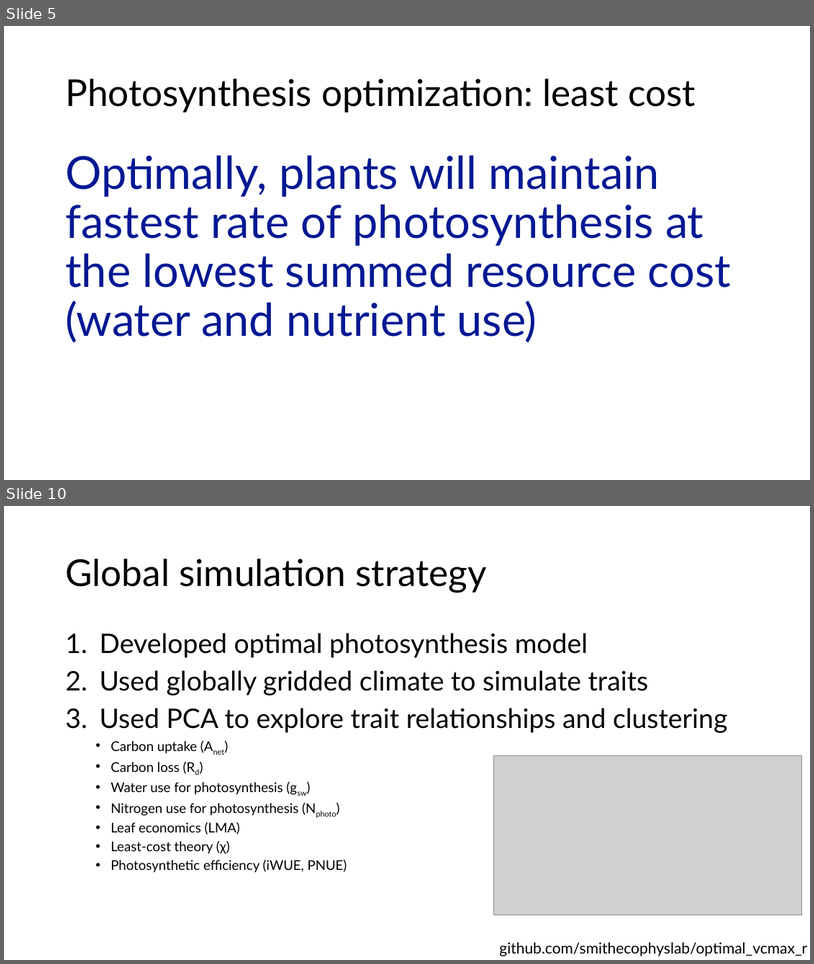
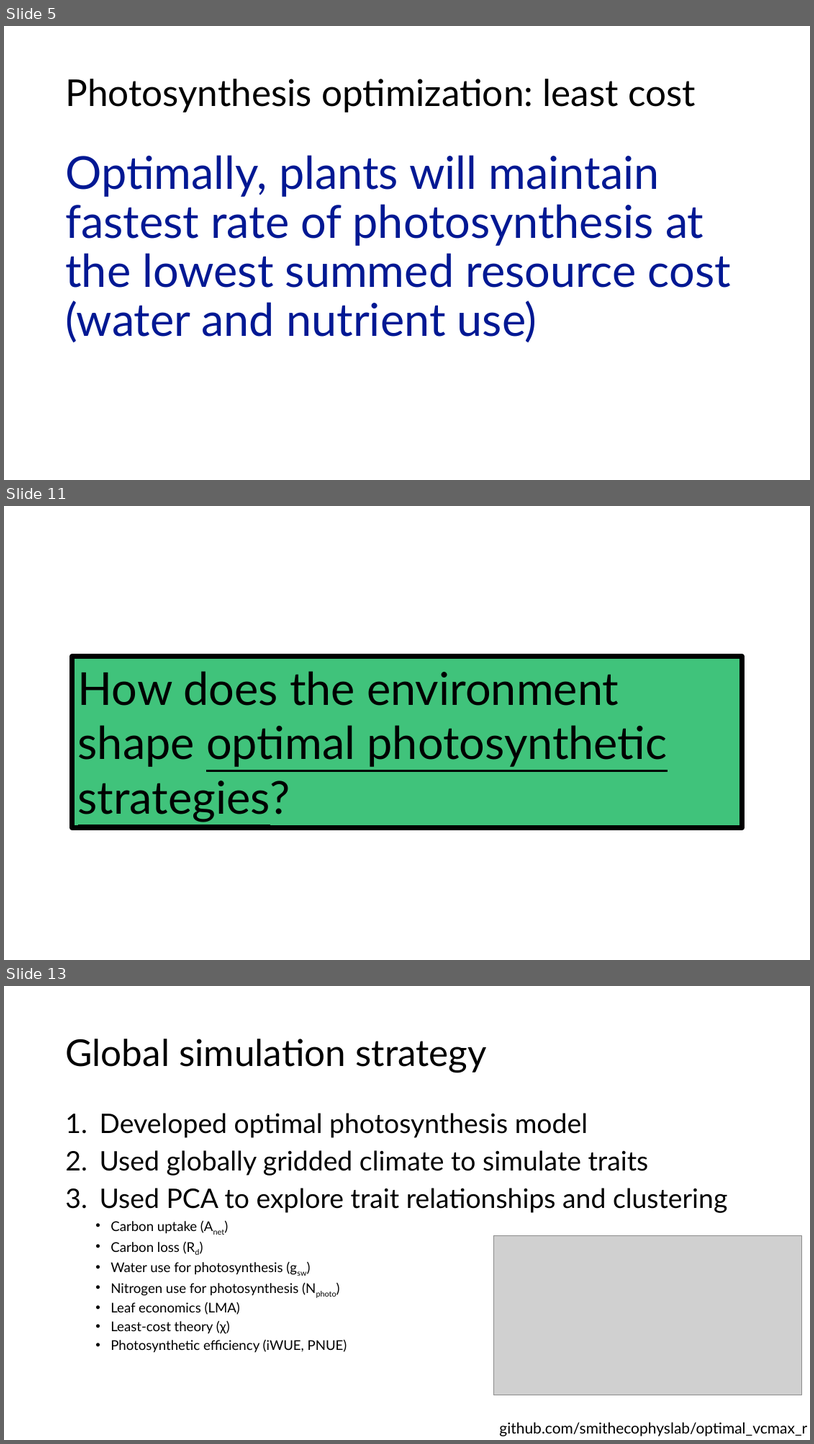
Before and after one commit to SmithEcophysLab/esa_2026, a slide deck: src/esa2026_optphoto_smith.pptx. Shown one above the other, each under a label of ours: slides 5 and 10 before the commit, slides 5, 11 and 13 after it; the slides between them are not shown. The pictures are 814x964 and 814x1444 pixels, drawn with LibreOffice and Linux fonts; fonts in the diff are those of the drawing; grey boxes stand for pictures. Boxes give left, top, right and bottom in pixels: in the first picture for what was removed or moved away, otherwise in the second. Text is boxed around its words. In the diff, an @@ line names an element or a change of style, - is before the commit and + after.

```diff
--- a/src/esa2026_optphoto_smith.pptx
+++ b/src/esa2026_optphoto_smith.pptx
@@ slide 11 added at box(4, 506, 810, 960), background #FFFFFF @@
@@ rectangle added at box(72, 656, 743, 828), fill #00B050 at 75% opacity, outline #000000 6 pt, 54 pt, text #000000, underline @@
+How does the environment shape optimal photosynthetic strategies?
@@ what was slide 10 is now slide 13 @@
```
Also in this commit, not shown: 11 slides changed, 10 other slides added, 2 other files.
